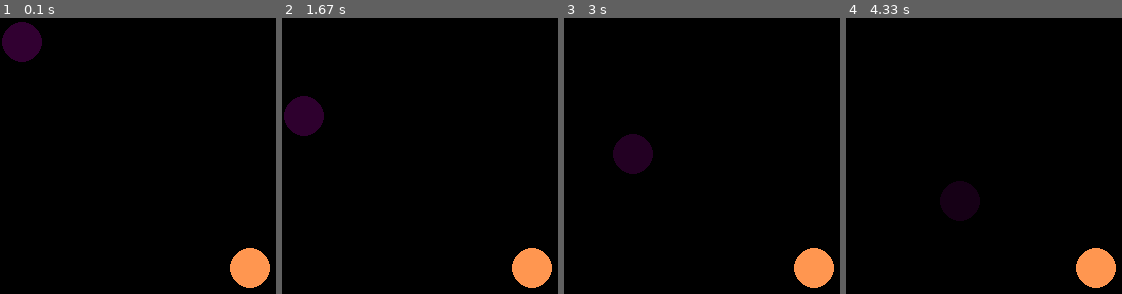
Above: before the commit, frames 1-4 (left to right).
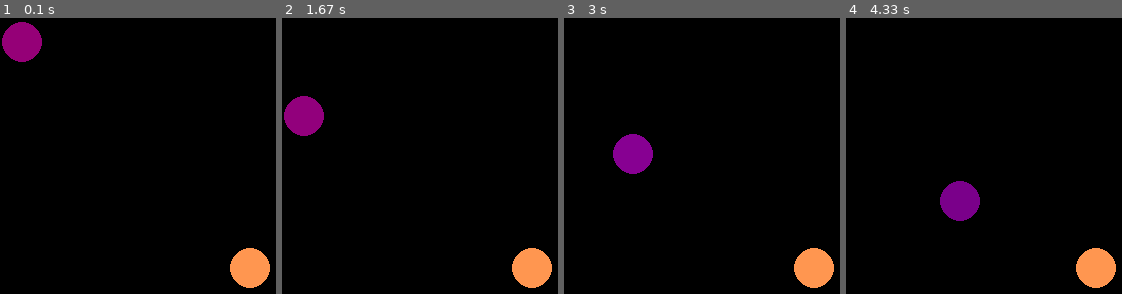
Above: after the commit, the same moments.

Repository: AleksandrLagutov/my_education
Game: pygame game, started from lesson_18_pygame_and_balls/exercise_1.py
Two runs of this game, one before a commit and one after it. Both use one fixed random seed, a clock stepped at 60 frames per second and the inputs below.
Inputs:
- Up to frame 1 (0.1 s): no input
- Up to frame 2 (1.67 s): hold Left 0.33-0.87 s; hold Down 0.9-1.2 s; hold Left 1.23-1.63 s
- Up to frame 3 (3 s): hold Up 1.67-2.03 s; hold Right 2.07-2.7 s; hold Down from 2.73 s (still down)
- Up to frame 4 (4.33 s): release Down at 3.1 s; hold Left 3.13-3.6 s; hold Right 3.63-4.1 s; hold Up from 4.13 s (still down)

The runs differ from the first frame. In frame 1, 1.6% of the frame differs, in the area x 0-16%, y 1-16%; in frame 2, 1.6%; in frame 3, 1.6%; in frame 4, 1.6%.

Commit message:
Упражнение №1 Реализовал соударение шаров и добавление новых шаров по нажатию левой кнопки мыши

Diff:
--- /dev/null
+++ b/lesson_16_assimptotic/test.py
@@ -0,0 +1 @@
+ab = {'a': '1', 'b': '1', 'c': '2','d': '3', 'e': '4'}
--- a/lesson_18_pygame_and_balls/exercise_1.py
+++ b/lesson_18_pygame_and_balls/exercise_1.py
@@ -1,5 +1,5 @@
 import sys
-
+import math
 import pygame
 
 pygame.init()
@@ -14,14 +14,18 @@
 y = 21
 vx = 20
 vy = 50
-
+list_of_bals = []
 
 
 while True:
+
     dt = clock.tick(50)/1000
     for event in pygame.event.get():
         if event.type == pygame.QUIT:
             sys.exit()
+        if event.type == pygame.MOUSEBUTTONDOWN:
+            if event.button == 1:
+                list_of_bals.append(event.pos)
     if pygame.key.get_pressed()[pygame.K_DOWN]:
         vy += 1
     if pygame.key.get_pressed()[pygame.K_UP]:
@@ -38,12 +42,21 @@
         vx = -vx
     if int(y) + 20 >= height or int(y) - 20 <= 0:
         vy = -vy
-    #if ((x + 250)**2 + (y + 250)**2)**0.5 <= 40: # условие пересечения колизий https://en.wikipedia.org/wiki/Elastic_collision
-
-
-
+    if ((x - 250)**2 + (y - 250)**2)**0.5 < 40: # условие пересечения колизий https://en.wikipedia.org/wiki/Elastic_collision
+        dist = ((x - 250)**2 + (y - 250)**2)**0.5
+        n = (250 - x), (250 - y)
+        p1 = n[0]*n[1]/(dist**2)
+        p2 = (n[0]/dist)**2
+        p3 = (n[1]/dist)**2
+        d1 = vy*p1*2 + vx*p2*2
+        d2 = vx*p1*2 + vy*p3*2
+        vx -= d1
+        vy -= d2
+        #sys.exit()
     window.fill((0,0,0))
-    pygame.draw.circle(window, (abs(vy),0 , abs(vy)), (int(x), int(y)), 20)
+    for pos in list_of_bals:
+        pygame.draw.circle(window, (225, 150, 200), pos, 20)
+    pygame.draw.circle(window, (abs(vy)+100,0 , abs(vx)+100), (int(x), int(y)), 20)
     pygame.draw.circle(window, (255, 150, 80), (250, 250), 20)
 
     pygame.display.flip()
